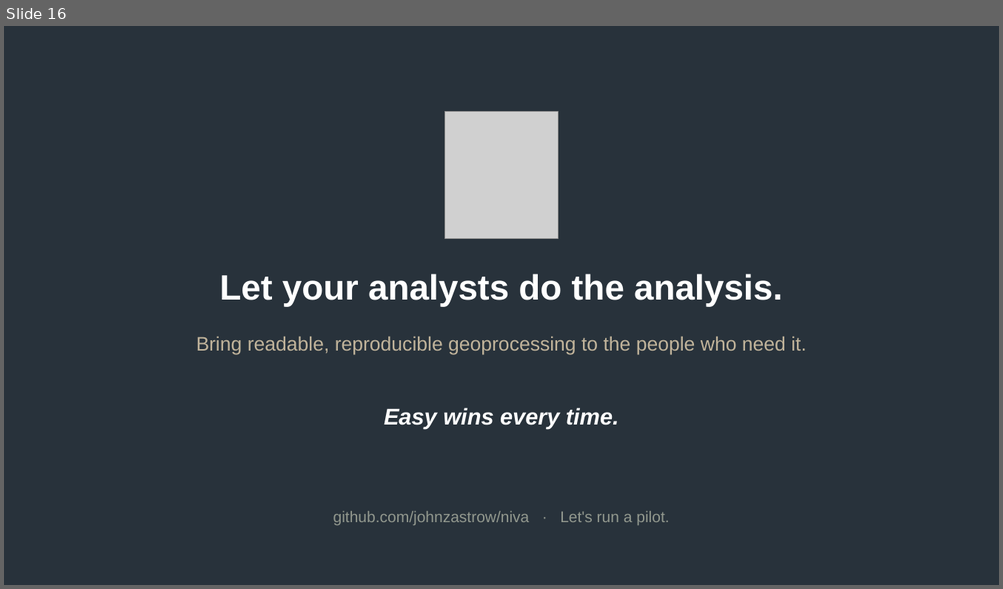
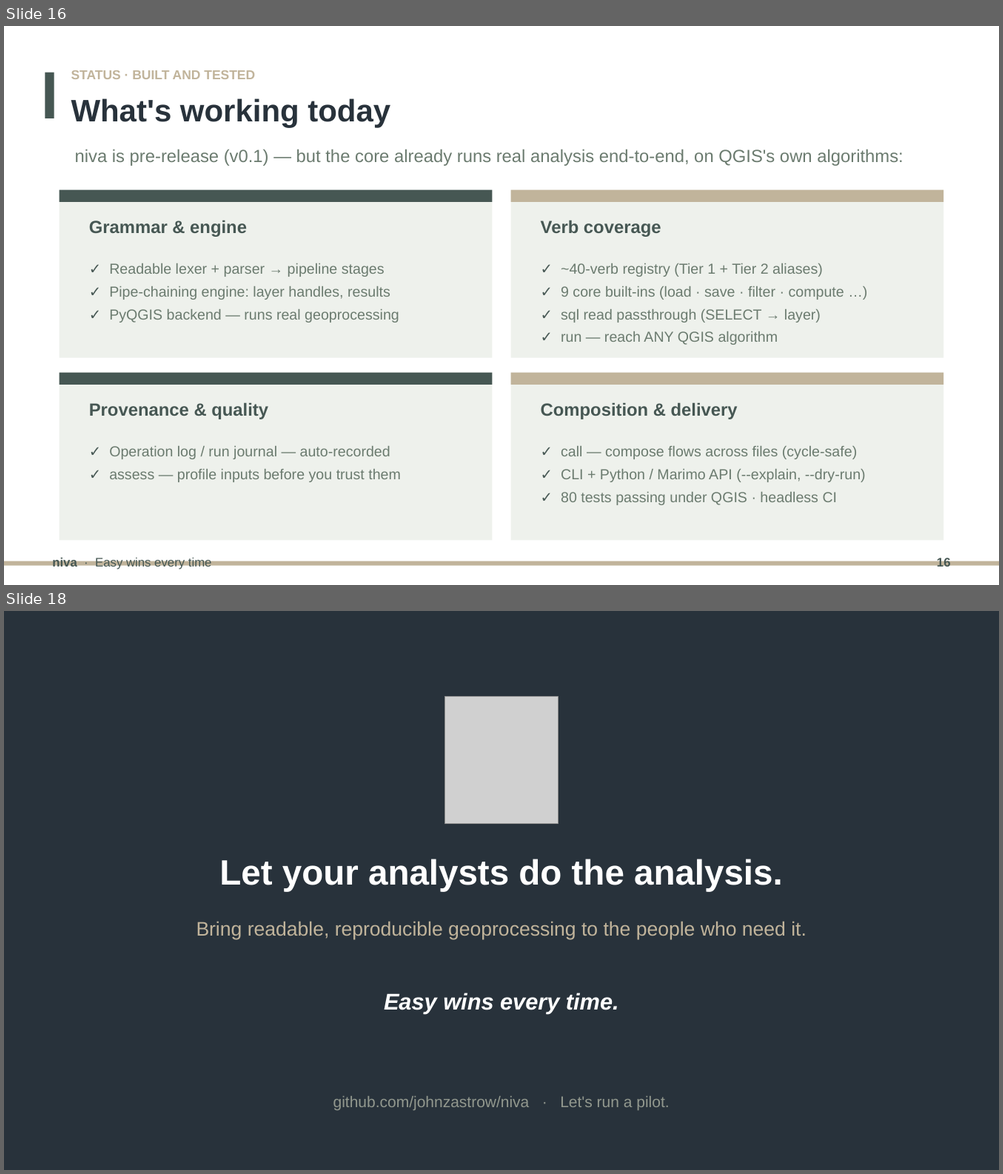
Before and after one commit to johnzastrow/niva, a slide deck: presentation/niva_pitch.pptx. Shown one above the other, each under a label of ours: slide 16 before the commit, slides 16 and 18 after it; the slides between them are not shown. The pictures are 1003x589 and 1003x1174 pixels, drawn with LibreOffice and Linux fonts; fonts in the diff are those of the drawing; grey boxes stand for pictures. Boxes give left, top, right and bottom in pixels: in the first picture for what was removed or moved away, otherwise in the second. Text is boxed around its words. In the diff, an @@ line names an element or a change of style, - is before the commit and + after.

```diff
--- a/presentation/niva_pitch.pptx
+++ b/presentation/niva_pitch.pptx
@@ slide 16 added at [4, 26, 999, 585], background #FFFFFF @@
@@ rectangle added at [45, 73, 54, 118], fill #465753 @@
@@ text added at [71, 70, 255, 79], 12.5 pt, text #C1B49B, bold @@
+STATUS · BUILT AND TESTED
@@ text added at [71, 99, 390, 128], 30 pt, text #28323B, bold @@
+What's working today
@@ text added at [75, 150, 903, 166], 17 pt, text #6B7B6F @@
+niva is pre-release (v0.1) — but the core already runs real analysis end-to-end, on QGIS's own algorithms:
@@ rectangle added at [60, 190, 492, 358], fill #EEF1EC @@
@@ rectangle added at [60, 190, 492, 202], fill #465753 @@
@@ rectangle added at [511, 190, 943, 358], fill #EEF1EC @@
@@ rectangle added at [511, 190, 943, 202], fill #C1B49B @@
@@ text added at [89, 220, 247, 237], 17 pt, text #465753, bold @@
+Grammar & engine
@@ text added at [540, 220, 661, 237], 17 pt, text #465753, bold @@
+Verb coverage
@@ text added at [109, 264, 399, 323], 14 pt, text #6B7B6F @@
+✓ Readable lexer + parser → pipeline stages
+✓ Pipe-chaining engine: layer handles, results
+✓ PyQGIS backend — runs real geoprocessing
@@ text added at [560, 264, 844, 345], 14 pt, text #6B7B6F @@
+✓ ~40-verb registry (Tier 1 + Tier 2 aliases)
+✓ 9 core built-ins (load · save · filter · compute …)
+✓ sql read passthrough (SELECT → layer)
+✓ run — reach ANY QGIS algorithm
@@ rectangle added at [60, 373, 492, 541], fill #EEF1EC @@
@@ rectangle added at [60, 373, 492, 385], fill #465753 @@
@@ rectangle added at [511, 373, 943, 541], fill #EEF1EC @@
@@ rectangle added at [511, 373, 943, 385], fill #C1B49B @@
@@ text added at [89, 403, 268, 420], 17 pt, text #465753, bold @@
+Provenance & quality
@@ text added at [540, 403, 737, 420], 17 pt, text #465753, bold @@
+Composition & delivery
@@ text added at [109, 446, 401, 483], 14 pt, text #6B7B6F @@
+✓ Operation log / run journal — auto-recorded
+✓ assess — profile inputs before you trust them
@@ text added at [560, 446, 865, 506], 14 pt, text #6B7B6F @@
+✓ call — compose flows across files (cycle-safe)
+✓ CLI + Python / Marimo API (--explain, --dry-run)
+✓ 80 tests passing under QGIS · headless CI
@@ text added at [52, 558, 212, 570], 12 pt, text #465753 @@
+niva · Easy wins every time
@@ text added at [936, 557, 950, 570], 12 pt, text #465753, bold @@
+16
@@ rectangle added at [4, 562, 999, 566], fill #C1B49B @@
@@ what was slide 16 is now slide 18 @@
```
Also in this commit, not shown: 14 slides changed, 1 other slide added, 4 other files.
